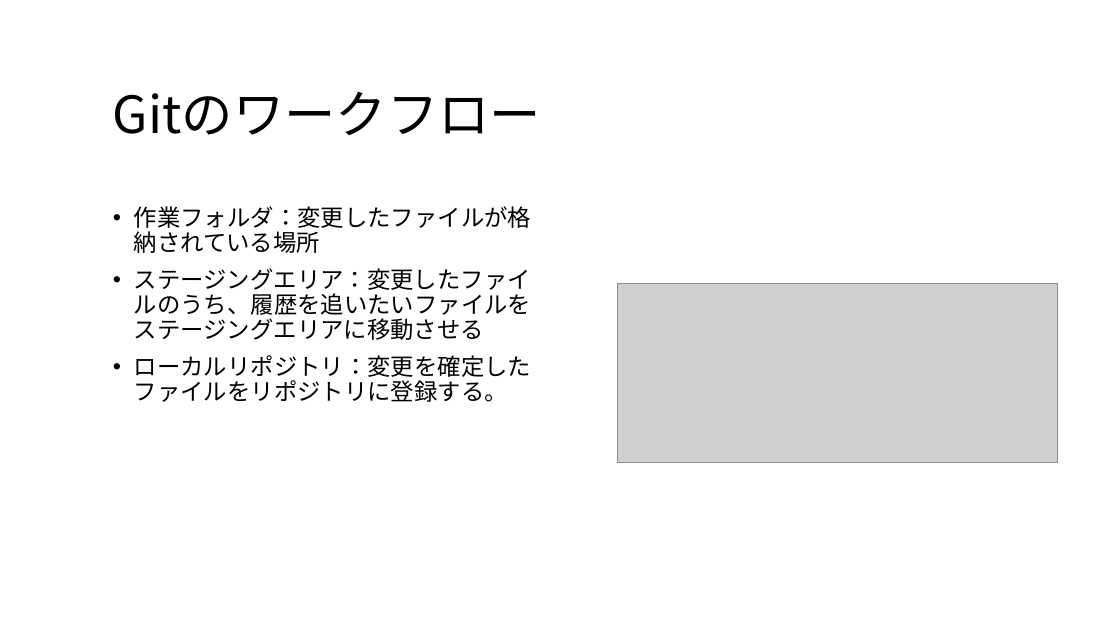
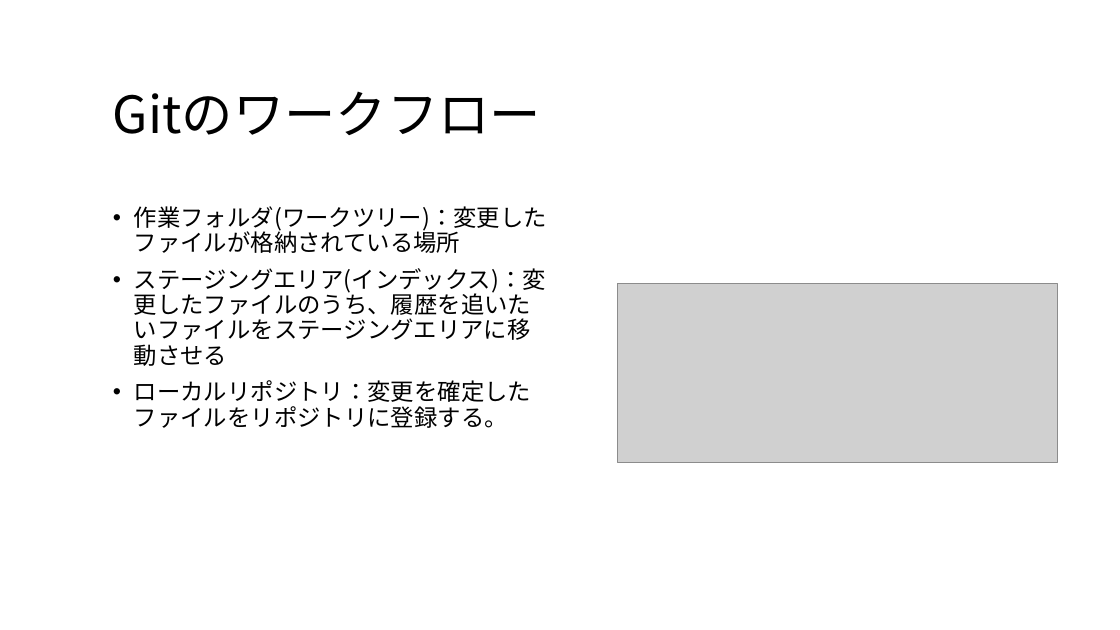
Before and after one commit to maru0519/git-edu, a slide deck: slide 16 of siryou.pptx. Drawn at 1120x630 pixels with LibreOffice and Linux fonts; fonts in the diff are those of the drawing; grey boxes stand for pictures. Boxes give left, top, right and bottom in pixels: in the first picture for what was removed or moved away, otherwise in the second. Text is boxed around its words. In the diff, an @@ line names an element or a change of style, - is before the commit and + after.

```diff
--- a/siryou.pptx
+++ b/siryou.pptx
@@ text at box(134, 206, 547, 366): text changed @@
-• 作業フォルダ：変更したファイルが格納されている場所
-• ステージングエリア：変更したファイルのうち、履歴を追いたいファイルをステージングエリアに移動させる
+• 作業フォルダ(ワークツリー)：変更したファイルが格納されている場所
+• ステージングエリア(インデックス)：変更したファイルのうち、履歴を追いたいファイルをステージングエリアに移動させる
```
Also in this commit, not shown: 17 other slides changed, 35 slides added, 4 slides removed.
